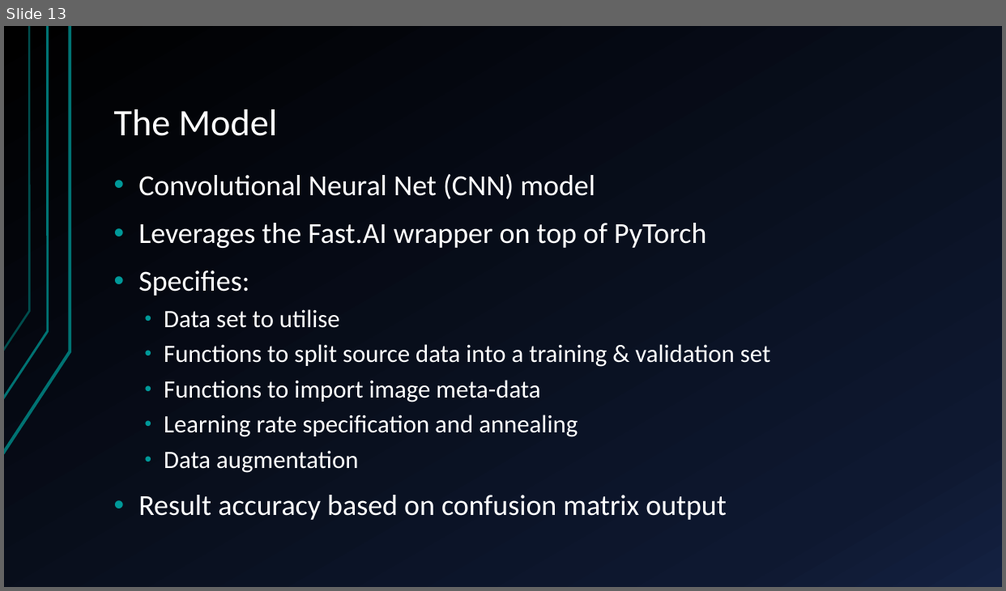
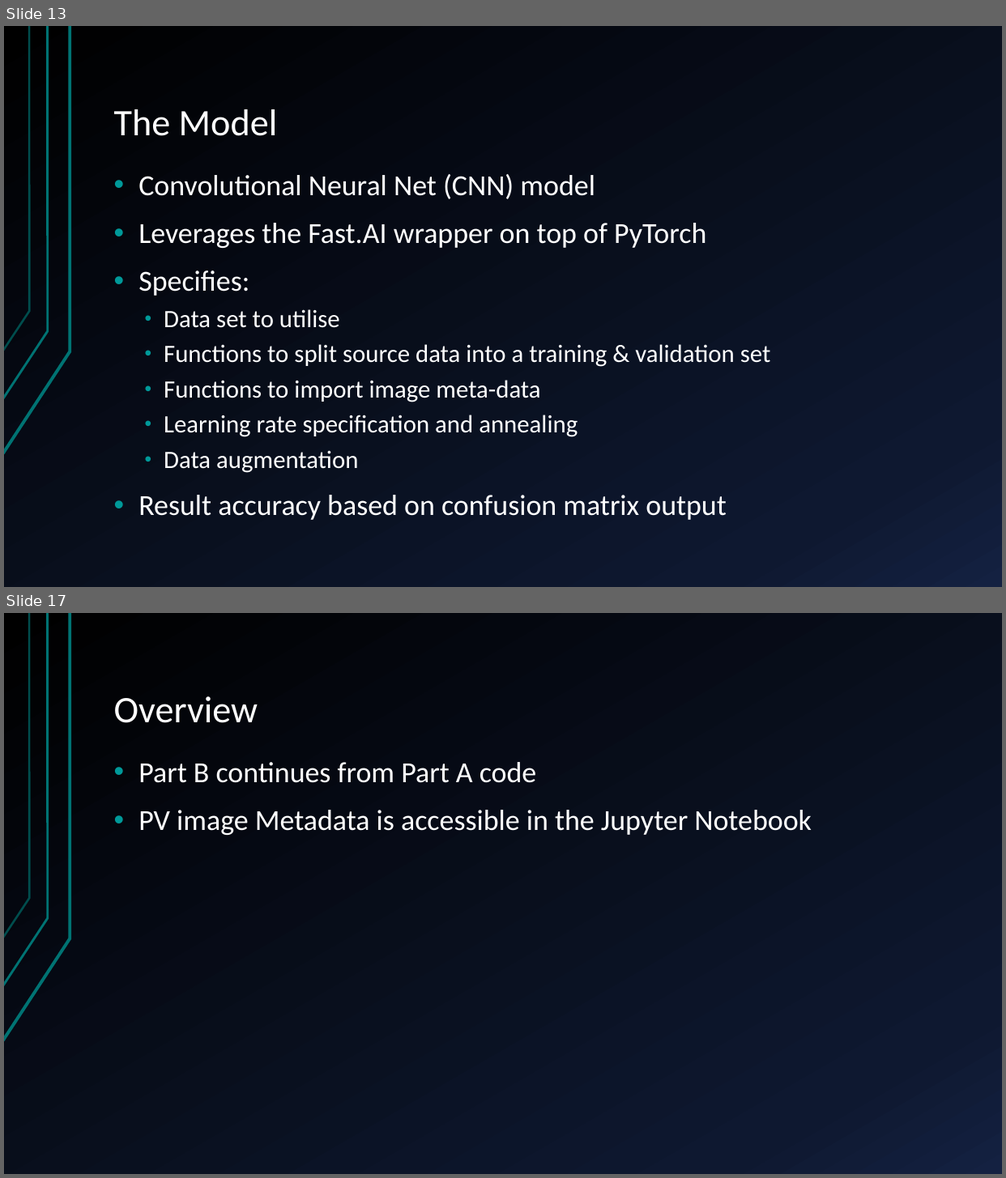
Before and after one commit to sofiary/teamunicornn, a slide deck: Western Power Hack-a-Gig Presentation.pptx. Shown one above the other, each under a label of ours: slide 13 before the commit, slides 13 and 17 after it; the slides between them are not shown. The pictures are 1006x591 and 1006x1178 pixels, drawn with LibreOffice and Linux fonts; fonts in the diff are those of the drawing. Boxes give left, top, right and bottom in pixels: in the first picture for what was removed or moved away, otherwise in the second. Text is boxed around its words. In the diff, an @@ line names an element or a change of style, - is before the commit and + after.

```diff
--- a/Western Power Hack-a-Gig Presentation.pptx
+++ b/Western Power Hack-a-Gig Presentation.pptx
@@ slide 17 added at (4,613,1002,1174), background gradient #000000 to #0F1931 to #142242; not listed: 3 template elements that a slide beside it also shows @@
@@ title added at (114,696,258,723), 36 pt, text #FFFFFF @@
+Overview
@@ text added at (138,762,812,835), 28 pt, text #FFFFFF @@
+• Part B continues from Part A code
+• PV image Metadata is accessible in the Jupyter Notebook
```
Also in this commit, not shown: 3 slides changed, 4 other slides added, 1 slide removed.
